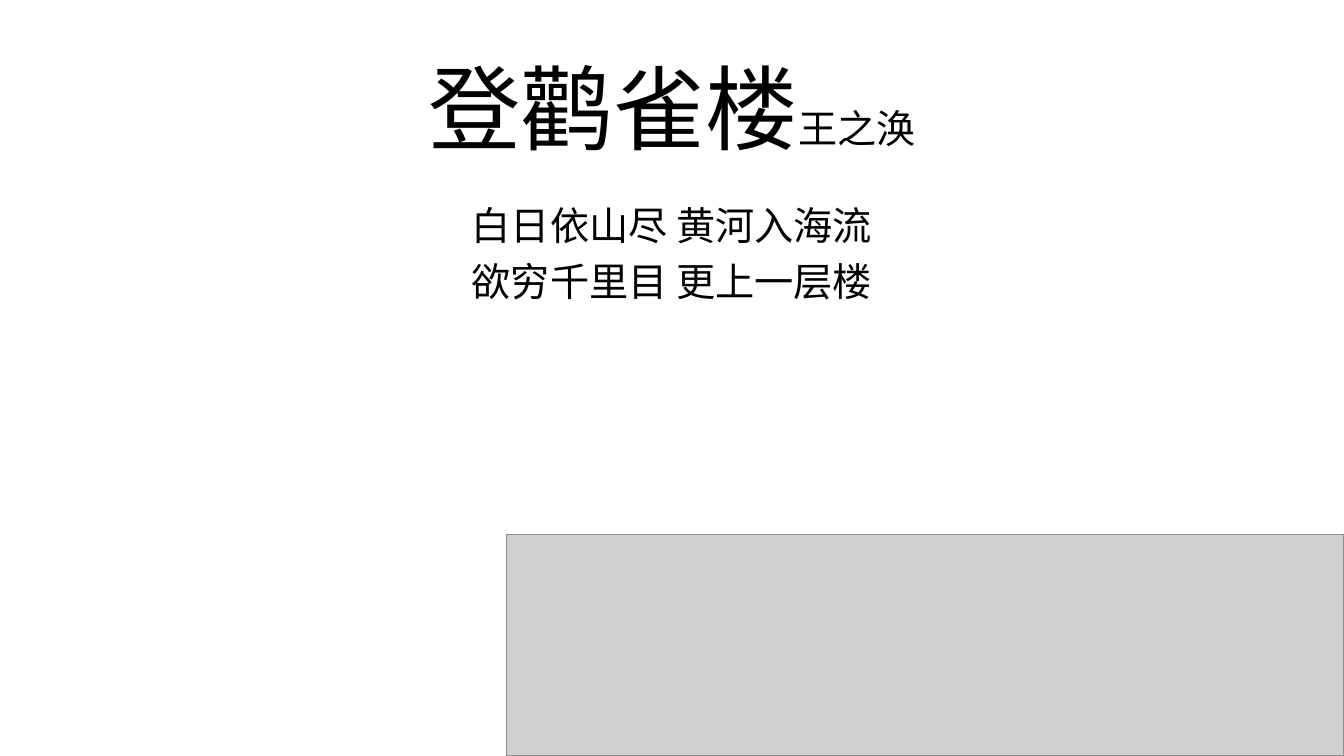
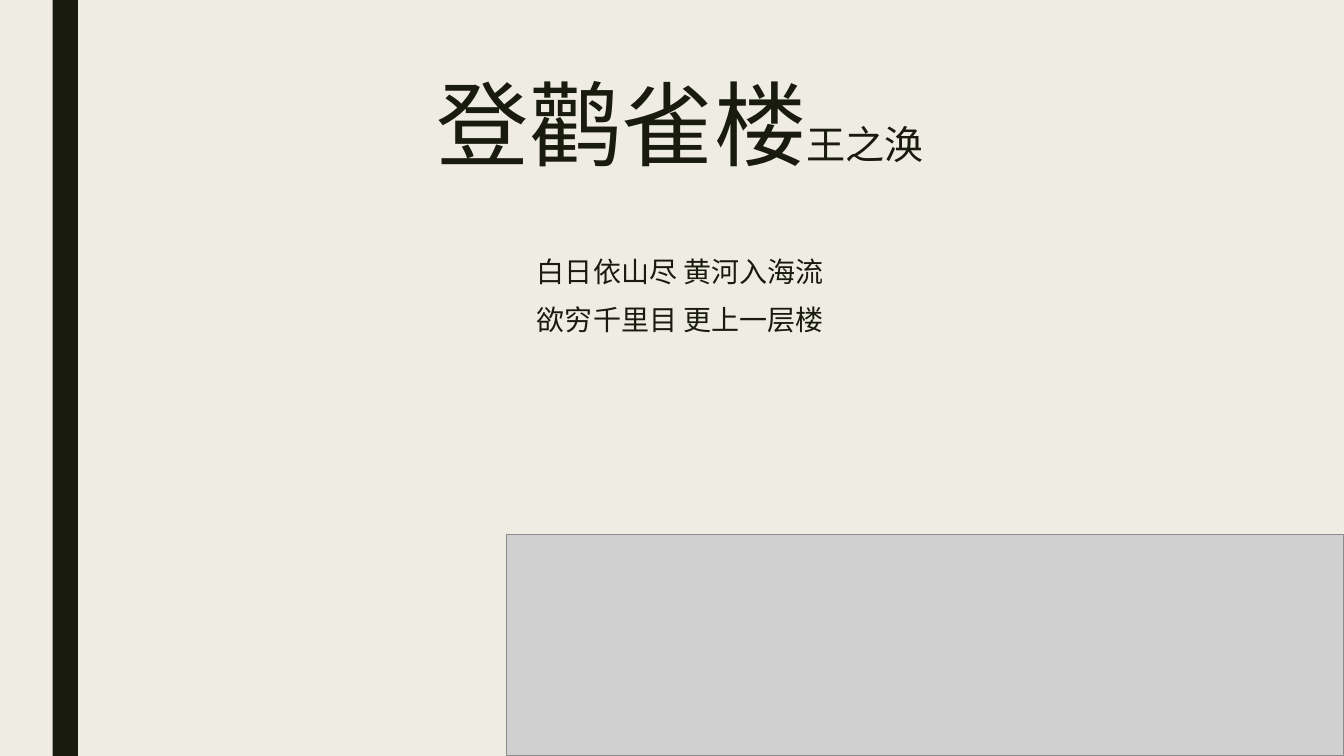
Before and after one commit to ChuckTest/ppt-test, a slide deck: slide 2 of Exercise1.pptx. Drawn at 1344x756 pixels with LibreOffice and Linux fonts; fonts in the diff are those of the drawing; grey boxes stand for pictures; background and template pictures are left out. Boxes give left, top, right and bottom in pixels: in the first picture for what was removed or moved away, otherwise in the second. Text is boxed around its words. In the diff, an @@ line names an element or a change of style, - is before the commit and + after.

```diff
--- a/Exercise1.pptx
+++ b/Exercise1.pptx
@@ background #FFFFFF to #EFEDE3 @@
@@ rectangle added at [52, 0, 78, 756], fill #191B0E @@
@@ title "登鹳雀楼王之涣": place and size @@
-title "登鹳雀楼王之涣" at [428, 65, 915, 151]
+title "登鹳雀楼王之涣" at [437, 81, 923, 167]
@@ title "登鹳雀楼王之涣" at [437, 81, 923, 167]: text colour #000000 to #191B0E; line spacing 0.9 to 0.89; vertical alignment middle to top @@
@@ text "白日依山尽 黄河入海流": place and size @@
-text "白日依山尽 黄河入海流" at [472, 207, 872, 300]
+text "白日依山尽 黄河入海流" at [537, 258, 824, 333]
@@ text "白日依山尽 黄河入海流" at [537, 258, 824, 333]: size 28 to 20 pt, font Noto Sans CJK SC to Karla, text colour #000000 to #191B0E; line spacing 0.9 to 0.94; more space between paragraphs @@
```
Also in this commit, not shown: 5 other slides changed.
